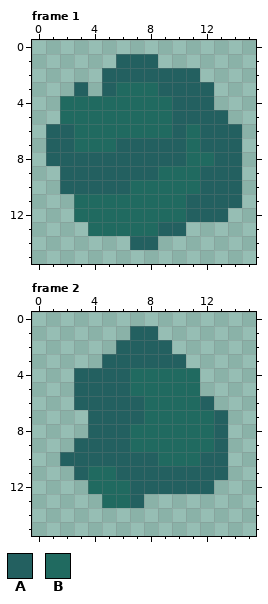
Pixel-art file: graphics/source/sprites/blobs.aseprite. Above, as it was before the edit.
16x16 pixels, 5 frames. Shown: frame 1, frame 2. The commit also changed other frames, which this record leaves out.
Visible layers, top first: "Evening", "Midnight", "Dawn".
Palette (. is transparent): A #236060  B #206a60
Pixels before, frame 1, first column x 1:
 1 .....AAA......
 2 ....AAAAAAA...
 3 ..A.ABBBAAAA..
 4 .BBBBBBBBAAA..
 5 .BBBBBBBBAAAA.
 6 AABBBBBBBABAAA
 7 AABBBAAAAABAAA
 8 AAAAAAAAAABBAA
 9 .AAAAAAABBBAAA
10 .AAAAABBBBBAAA
11 ..BBBBBBBBAAAA
12 ..BBBBBBBBAAA.
13 ...BBBBBAA....
14 ......AA......
Pixels before, frame 2, first column x 2:
 1 .....AA.....
 2 ....AAAA....
 3 ...AAAAAA...
 4 .AAAABBBBB..
 5 .AAAABBBBB..
 6 .AAAAABBBBA.
 7 ..AAAABBBBBA
 8 ..AAABBBBBBA
 9 .AAAABBBBBBA
10 AAAAAAABBBAA
11 .ABBAAAAAAAA
12 ..BBBAAAAAA.
13 ...BBA......
The result:
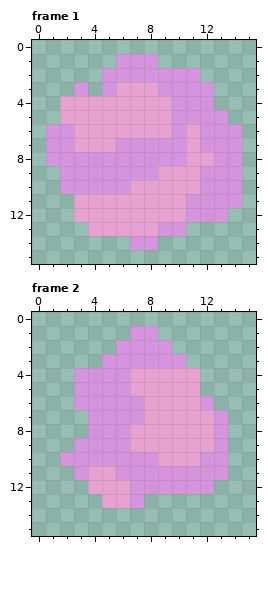
What changed:
{"change": "layer \"Midnight\" now hidden"}
{"change": "layer \"Evening\" now hidden"}
{"colour":"A","old":"#236060","new":"#d694df"}
{"colour":"B","old":"#206a60","new":"#e7a2d1"}
{"label":"changed","picture_box":[46,54,242,250]}
{"label":"changed","picture_box":[60,326,228,508]}
